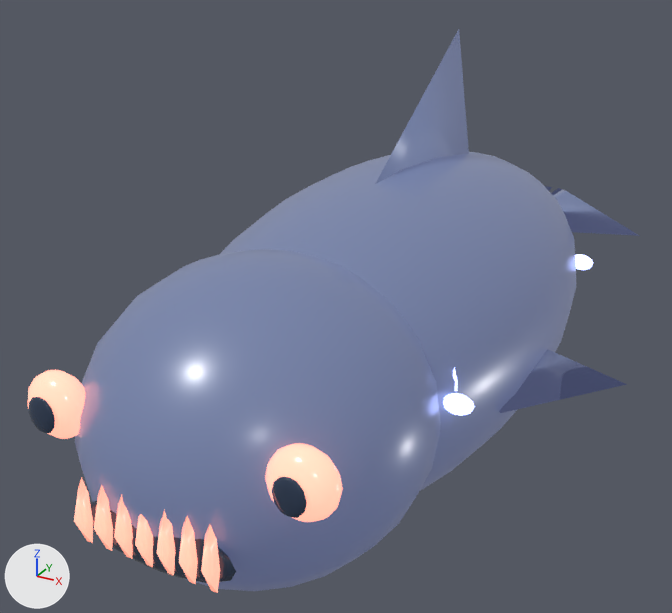
An edit to the glTF model assets/models/ocean/fish/dusk-prow.glb, drawn before and after from the same camera.
Rendered twice from a camera (50 mm lens) standing at (1.5, -3.23, 1.57) and looking at (-0.29, 0.02, -0.06). Lighting does not change. The marker at lower left points along +X, +Y and +Z. The picture after the commit comes second. Where no turn or scale is listed for an object, it has been applied to the vertices.

The first picture shows 'body', 'dorsal-fin-blade', 'head', 'mouth', 'pupil-1', 'swim-fin-1-blade', 'tail-lobe-1', 'weak-point-eye--1', 'weak-point-eye-1' and 11 more.
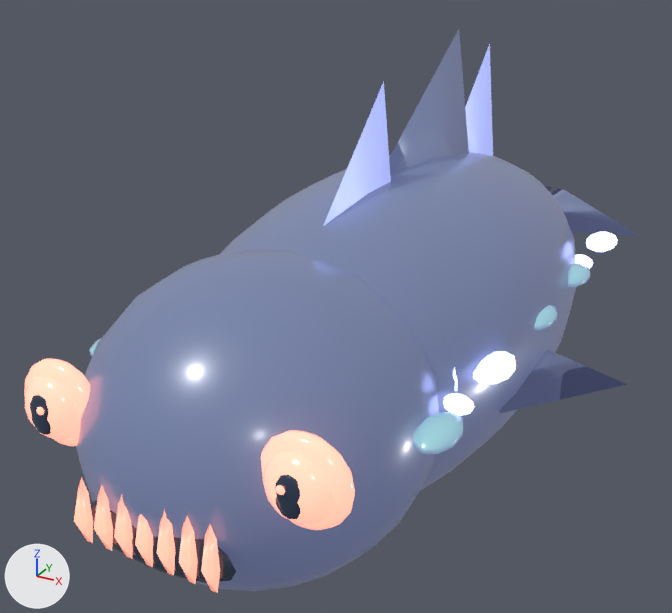
What differs and where, as boxes (x1, y1, x2, y2) in the pictures (672 x 613 px):
'weak-point-eye-1', moved
    before: (265, 443, 343, 522)
    after: (263, 452, 333, 525)
'sail-fin-0-blade', added (blue)
    after: (323, 81, 391, 226)
'eye-glow-1', added
    after: (261, 430, 355, 530)
'weak-point-eye--1', moved
    before: (28, 370, 85, 439)
    after: (25, 376, 79, 441)
'sail-fin-2-blade', added (blue)
    after: (465, 44, 493, 156)
'eye-glow--1', added
    after: (24, 358, 90, 446)
'scale-1-0', added
    after: (413, 412, 463, 454)
'scale-1-1', added
    after: (473, 351, 516, 384)
'scale-1-4', added
    after: (586, 231, 618, 252)
'scale-1-3', added
    after: (568, 264, 590, 287)
'scale-1-2', added
    after: (535, 305, 557, 330)
'eye-catchlight-1', added
    after: (276, 485, 285, 495)
'scale--1-0', added (mostly hidden)
    after: (89, 338, 101, 356)
'eye-catchlight--1', added
    after: (36, 407, 44, 415)

What changed in the scene script:
```text
Add me_cone_297:
    me_cone_297.from_pydata([(0.0, 0.302, 0.564), (0.087, 0.302, -0.282), (-0.087, 0.302, -0.282), (0.0, -0.302, 0.0)], [], [(0, 3, 1), (0, 1, 2), (1, 3, 2), (2, 3, 0)])
    me_cone_297.materials.append(mat_dusk_prow_fin_membrane)  # blue #aab7ff, glowing blue #909cda
Change ob_weak_point_eye_1:
    ob_weak_point_eye_1.location: (0.43, -1.466, 0.16) -> (0.43, -1.478, 0.16)
Change ob_weak_point_eye__1:
    ob_weak_point_eye__1.location: (-0.43, -1.466, 0.16) -> (-0.43, -1.478, 0.16)
Add ob_scale__1_0:
    ob_scale__1_0 = bpy.data.objects.new('scale--1-0', me_sphere_459)  # an icosphere of 80 faces spanning x -0.063..0.063, y -0.114..0.114, z -0.035..0.035; in mat_dusk_prow_accent (green #72b997, glowing blue #727bad)
    ob_scale__1_0.location = (-0.616, -1.0, 0.12)
Add ob_scale_1_4:
    ob_scale_1_4 = bpy.data.objects.new('scale-1-4', me_sphere_468)  # an icosphere of 80 faces spanning x -0.063..0.063, y -0.114..0.114, z -0.035..0.035; in mat_dusk_prow_biolight (blue #aab7ff, glowing blue #aab7ff)
    ob_scale_1_4.location = (0.616, 0.903, 0.12)
Add ob_scale_1_3:
    ob_scale_1_3 = bpy.data.objects.new('scale-1-3', me_sphere_466)  # an icosphere of 80 faces spanning x -0.063..0.063, y -0.114..0.114, z -0.035..0.035; in mat_dusk_prow_accent (green #72b997, glowing blue #727bad)
    ob_scale_1_3.location = (0.616, 0.427, 0.12)
Add ob_scale_1_2:
    ob_scale_1_2 = bpy.data.objects.new('scale-1-2', me_sphere_459.copy())
    ob_scale_1_2.location = (0.616, -0.048, 0.12)
Add ob_scale_1_1:
    ob_scale_1_1 = bpy.data.objects.new('scale-1-1', me_sphere_462)  # an icosphere of 80 faces spanning x -0.063..0.063, y -0.114..0.114, z -0.035..0.035; in mat_dusk_prow_biolight (blue #aab7ff, glowing blue #aab7ff)
    ob_scale_1_1.location = (0.616, -0.524, 0.12)
Add ob_scale_1_0:
    ob_scale_1_0 = bpy.data.objects.new('scale-1-0', me_sphere_459.copy())
    ob_scale_1_0.location = (0.616, -1.0, 0.12)
Add ob_sail_fin_2_blade:
    ob_sail_fin_2_blade = bpy.data.objects.new('sail-fin-2-blade', me_cone_297)
    ob_sail_fin_2_blade.location = (0.0, 0.645, 0.396)
Add ob_sail_fin_0_blade:
    ob_sail_fin_0_blade = bpy.data.objects.new('sail-fin-0-blade', me_cone_297.copy())
    ob_sail_fin_0_blade.location = (0.0, -0.452, 0.396)
Add ob_eye_glow__1:
    ob_eye_glow__1 = bpy.data.objects.new('eye-glow--1', me_sphere_445)  # a UV sphere (16 segments, 8 rings, poles along z) spanning x -0.145..0.145, y -0.06..0.06, z -0.145..0.145; in mat_dusk_prow_eye (pink #ff9b86, glowing pink #ff9b86)
    ob_eye_glow__1.location = (-0.43, -1.454, 0.16)
Add ob_eye_glow_1:
    ob_eye_glow_1 = bpy.data.objects.new('eye-glow-1', me_sphere_449)  # a UV sphere (16 segments, 8 rings, poles along z) spanning x -0.145..0.145, y -0.06..0.06, z -0.145..0.145; in mat_dusk_prow_eye (pink #ff9b86, glowing pink #ff9b86)
    ob_eye_glow_1.location = (0.43, -1.454, 0.16)
Add ob_eye_catchlight__1:
    ob_eye_catchlight__1 = bpy.data.objects.new('eye-catchlight--1', me_sphere_448)  # a UV sphere (8 segments, 4 rings, poles along z) spanning x -0.0143..0.0143, y -0.009..0.009, z -0.0143..0.0143; in mat_dusk_prow_eye (pink #ff9b86, glowing pink #ff9b86)
    ob_eye_catchlight__1.location = (-0.415, -1.555, 0.186)
Add ob_eye_catchlight_1:
    ob_eye_catchlight_1 = bpy.data.objects.new('eye-catchlight-1', me_sphere_448.copy())
    ob_eye_catchlight_1.location = (0.415, -1.555, 0.186)
```
